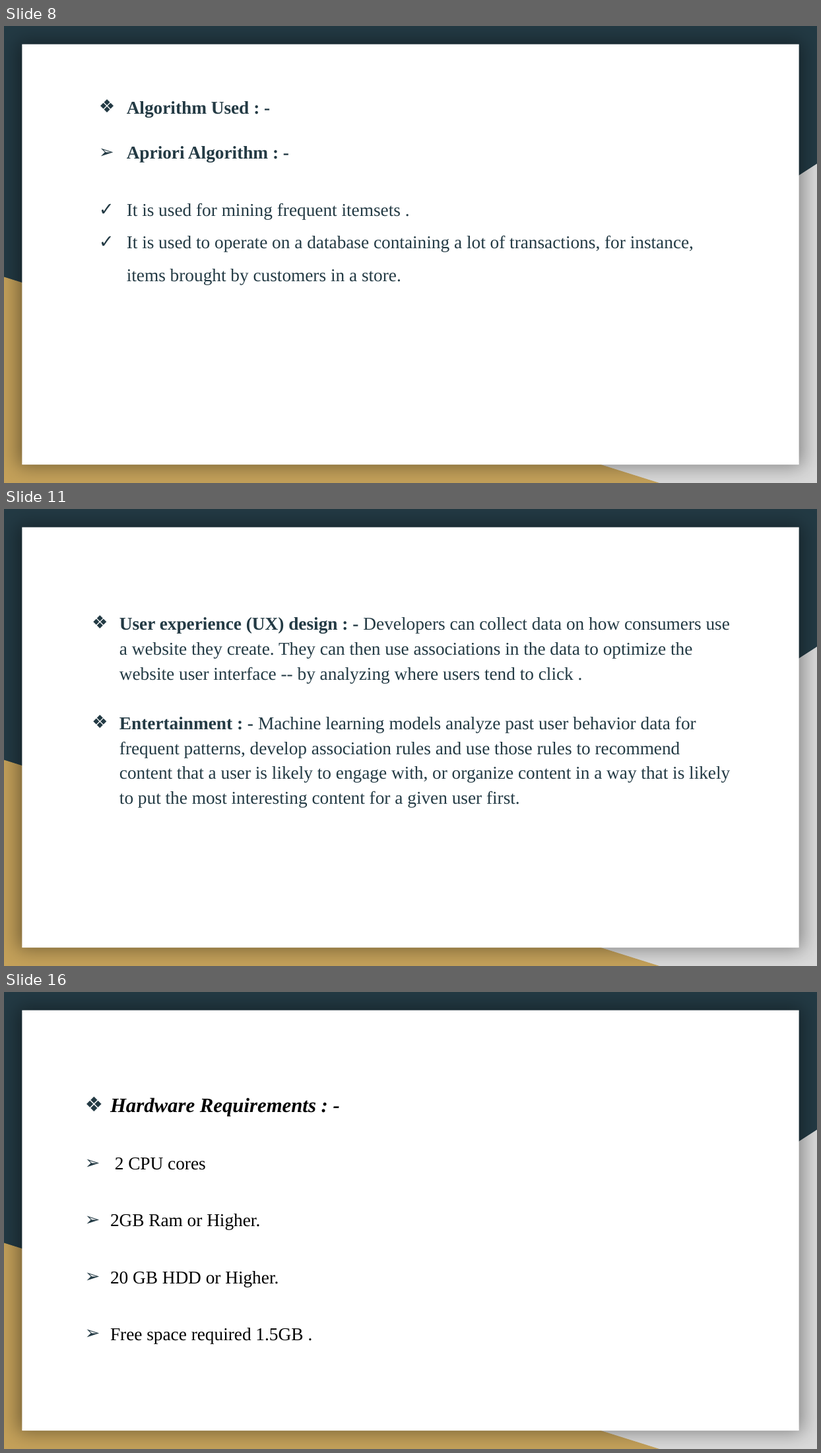
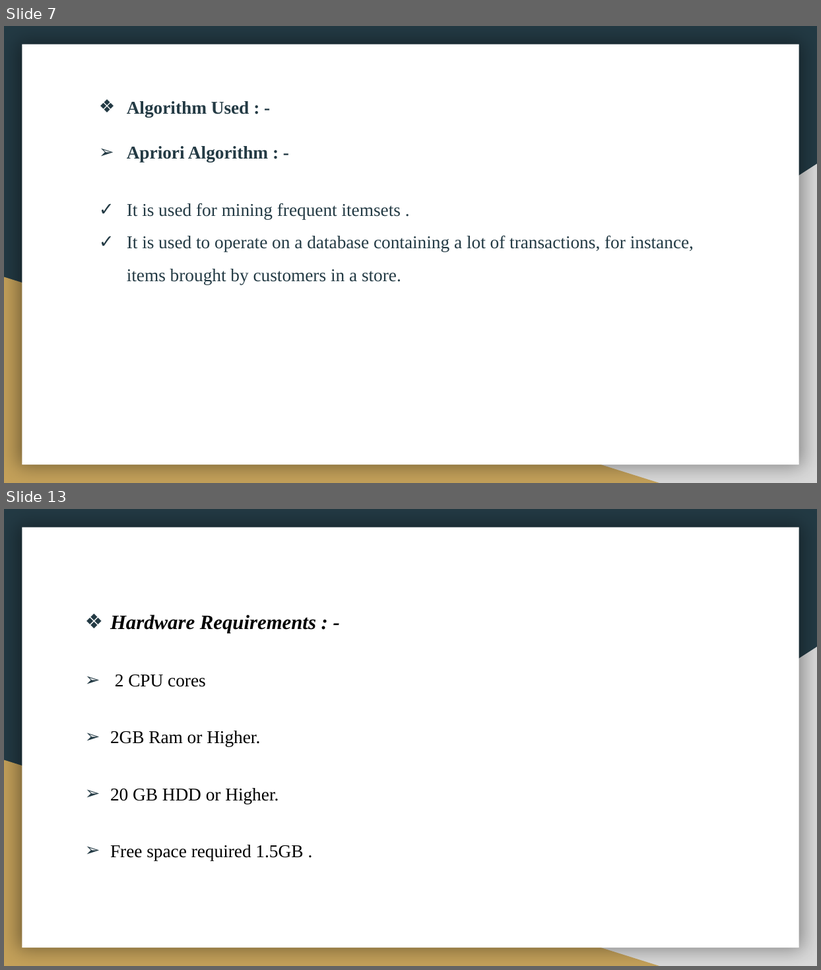
Before and after one commit to 2000nilratan/Implementation-of-Association-Rule-Mining, a slide deck: PPT on Implementation of Association Rule Mining.pptx. Shown one above the other, each under a label of ours: slides 8, 11 and 16 before the commit, slides 7 and 13 after it; the slides between them are not shown. The pictures are 821x1453 and 821x970 pixels, drawn with LibreOffice and Linux fonts; fonts in the diff are those of the drawing. Boxes give left, top, right and bottom in pixels: in the first picture for what was removed or moved away, otherwise in the second. Text is boxed around its words. In the diff, an @@ line names an element or a change of style, - is before the commit and + after.

```diff
--- a/PPT on Implementation of Association Rule Mining.pptx
+++ b/PPT on Implementation of Association Rule Mining.pptx
@@ slide 11 removed at bbox=[4, 509, 817, 966], background #233A44; not listed: 3 template elements that a slide beside it also shows @@
@@ text removed at bbox=[120, 617, 730, 807] @@
-❖ User experience (UX) design : - Developers can collect data on how consumers use a website they create. They can then use associations in the data to optimize the website user interface -- by analyzing where users tend to click .
-❖ Entertainment : - Machine learning models analyze past user behavior data for frequent patterns, develop association rules and use those rules to recommend content that a user is likely to engage with, or organize content in a way that is likely to put the most interesting content for a given user first.
@@ what was slide 8 is now slide 7 @@
@@ what was slide 16 is now slide 13 @@
```
Also in this commit, not shown: 5 slides changed, 6 slides added, 3 other slides removed, 1 other file.
